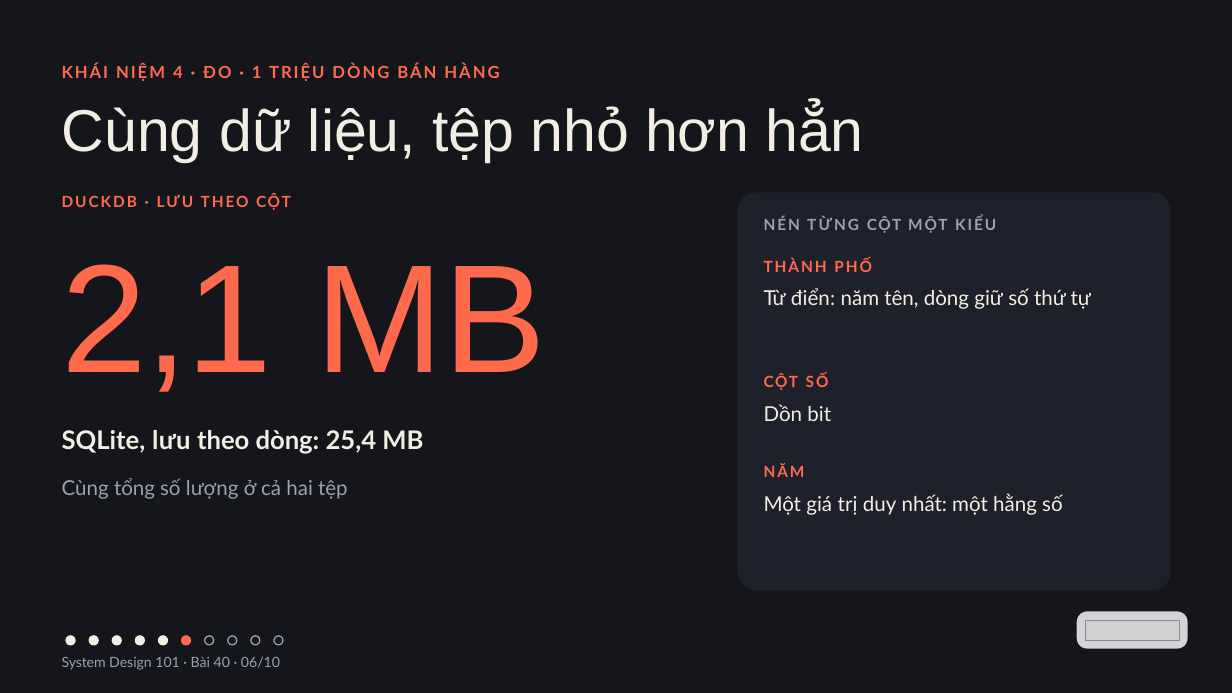
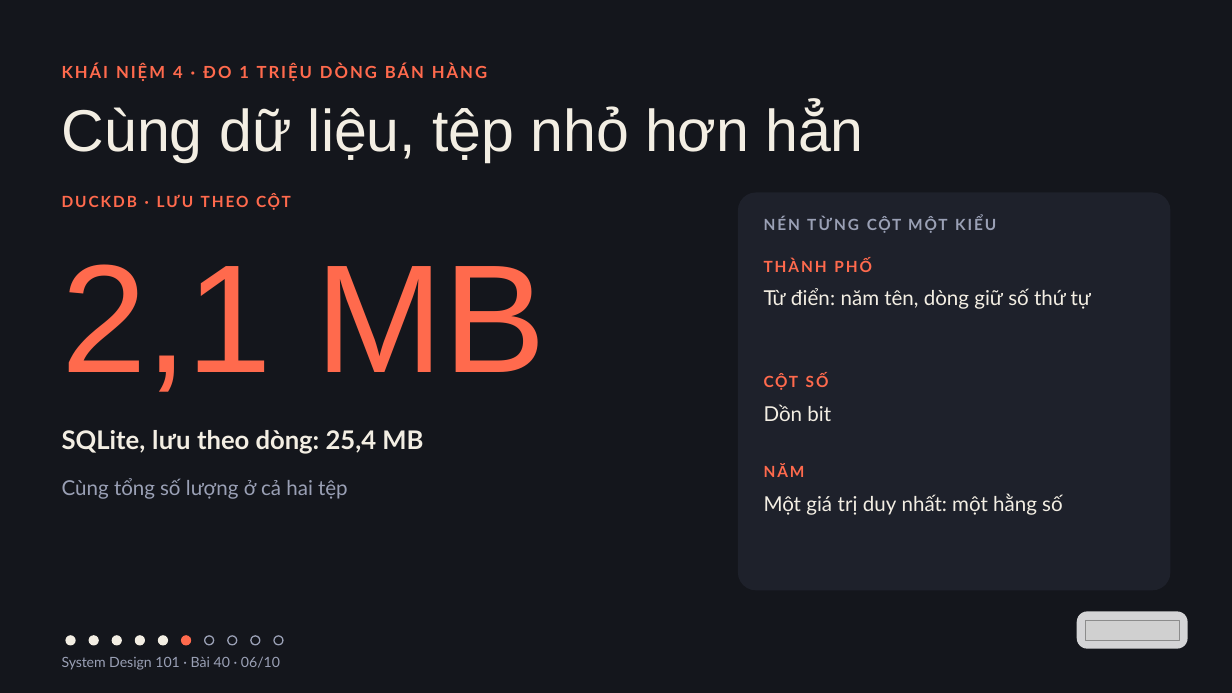
Before and after one commit to vohoailinh90/tool-marketing-studio, a slide deck: slide 6 of system-design-101/vi/lessons/sd-04-040/slides/sd-04-040.pptx. Drawn at 1232x693 pixels with LibreOffice and Linux fonts; fonts in the diff are those of the drawing; grey boxes stand for pictures. Boxes give left, top, right and bottom in pixels: in the first picture for what was removed or moved away, otherwise in the second. Text is boxed around its words. In the diff, an @@ line names an element or a change of style, - is before the commit and + after.

```diff
--- a/system-design-101/vi/lessons/sd-04-040/slides/sd-04-040.pptx
+++ b/system-design-101/vi/lessons/sd-04-040/slides/sd-04-040.pptx
@@ text at box(62, 64, 487, 81): text changed @@
-KHÁI NIỆM 4 · ĐO · 1 TRIỆU DÒNG BÁN HÀNG
+KHÁI NIỆM 4 · ĐO 1 TRIỆU DÒNG BÁN HÀNG
```
